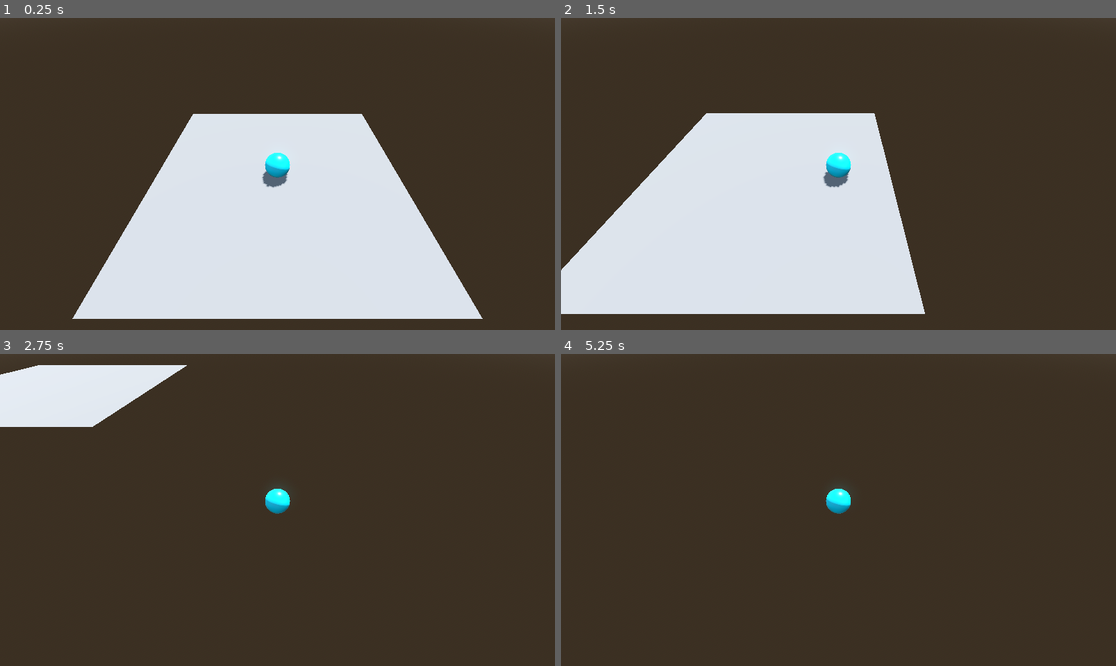
Above: before the commit, frames 1-4 (two rows, left to right).
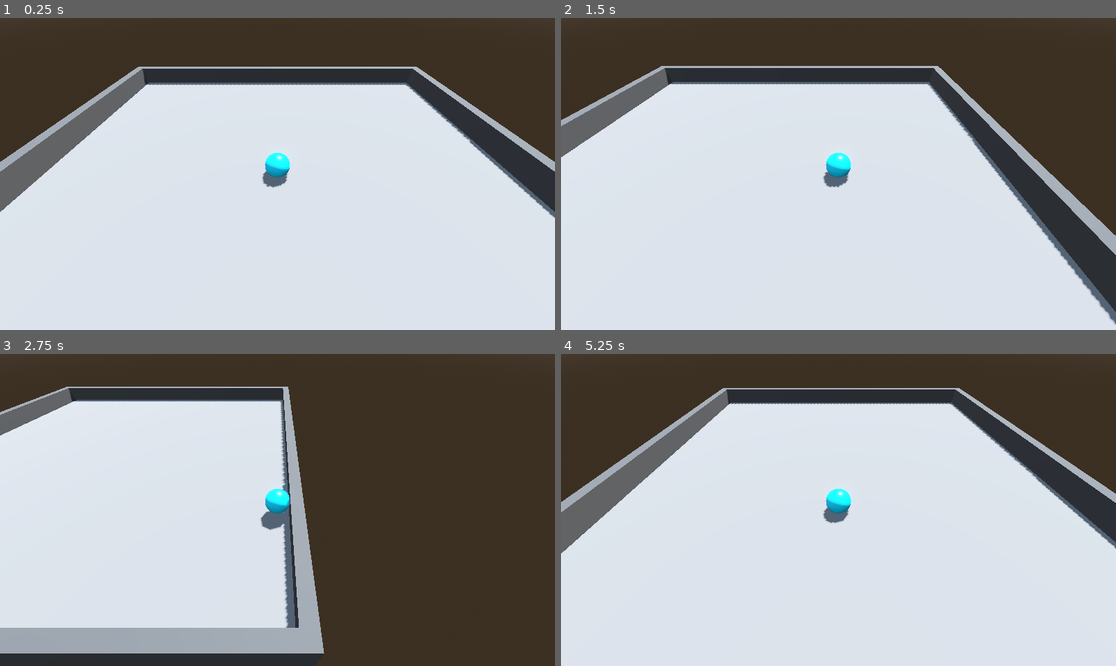
Above: after the commit, the same moments.

Repository: jrenato/godot-roll-a-ball
Game: Godot game, scene res://levels/level.tscn
Same seed, same stepped clock (60 frames per second), same inputs: the game is played once before the commit and once after it.
Inputs:
- Up to frame 1 (0.25 s): no input
- Up to frame 2 (1.5 s): tap Enter at 0.5 s; hold D (move_right) 0.53-1.28 s; hold S (move_back) from 1.28 s (still down)
- Up to frame 3 (2.75 s): release S (move_back) at 2.03 s; hold D (move_right) from 2.03 s (still down)
- Up to frame 4 (5.25 s): release D (move_right) at 2.78 s; hold W (move_forward) 2.78-3.53 s; hold A (move_left) 3.53-5.03 s; hold S (move_back) from 5.03 s (still down)

The runs differ from the first frame. In frame 1, 38% of the frame differs, in the area x 0-100%, y 15-100%; in frame 2, 35%; in frame 3, 47%; in frame 4, 74%, in the area x 0-100%, y 10-100%.

Commit message:
Added setting up the play area

Diff:
--- a/levels/level.tscn
+++ b/levels/level.tscn
@@ -1,8 +1,9 @@
-[gd_scene load_steps=9 format=3 uid="uid://dcs7vf55bn8my"]
+[gd_scene load_steps=12 format=3 uid="uid://dcs7vf55bn8my"]
 
 [ext_resource type="PackedScene" uid="uid://drcdw1q5hgjer" path="res://levels/game_camera.tscn" id="1_h056d"]
 [ext_resource type="Material" uid="uid://cjc6hed63y6ra" path="res://materials/ground.tres" id="1_vgfc2"]
 [ext_resource type="PackedScene" uid="uid://cnxvofx5vjmby" path="res://player/player.tscn" id="2_ysrin"]
+[ext_resource type="Material" uid="uid://cti2gfb4nbwn1" path="res://materials/wall.tres" id="4_pnnrh"]
 
 [sub_resource type="ProceduralSkyMaterial" id="ProceduralSkyMaterial_8oxga"]
 sky_horizon_color = Color(0.64625, 0.65575, 0.67075, 1)
@@ -17,11 +18,17 @@
 tonemap_mode = 2
 glow_enabled = true
 
-[sub_resource type="ConcavePolygonShape3D" id="ConcavePolygonShape3D_nyytd"]
-data = PackedVector3Array(5, 0, 5, -5, 0, 5, 5, 0, -5, -5, 0, 5, -5, 0, -5, 5, 0, -5)
+[sub_resource type="PlaneMesh" id="PlaneMesh_npdpu"]
+size = Vector2(20, 20)
 
-[sub_resource type="PlaneMesh" id="PlaneMesh_npdpu"]
-size = Vector2(10, 10)
+[sub_resource type="ConcavePolygonShape3D" id="ConcavePolygonShape3D_hr4a4"]
+data = PackedVector3Array(10, 0, 10, -10, 0, 10, 10, 0, -10, -10, 0, 10, -10, 0, -10, 10, 0, -10)
+
+[sub_resource type="ConcavePolygonShape3D" id="ConcavePolygonShape3D_boxyw"]
+data = PackedVector3Array(-0.25, 1, 10.25, 0.25, 1, 10.25, -0.25, -1, 10.25, 0.25, 1, 10.25, 0.25, -1, 10.25, -0.25, -1, 10.25, 0.25, 1, -10.25, -0.25, 1, -10.25, 0.25, -1, -10.25, -0.25, 1, -10.25, -0.25, -1, -10.25, 0.25, -1, -10.25, 0.25, 1, 10.25, 0.25, 1, -10.25, 0.25, -1, 10.25, 0.25, 1, -10.25, 0.25, -1, -10.25, 0.25, -1, 10.25, -0.25, 1, -10.25, -0.25, 1, 10.25, -0.25, -1, -10.25, -0.25, 1, 10.25, -0.25, -1, 10.25, -0.25, -1, -10.25, 0.25, 1, 10.25, -0.25, 1, 10.25, 0.25, 1, -10.25, -0.25, 1, 10.25, -0.25, 1, -10.25, 0.25, 1, -10.25, -0.25, -1, 10.25, 0.25, -1, 10.25, -0.25, -1, -10.25, 0.25, -1, 10.25, 0.25, -1, -10.25, -0.25, -1, -10.25)
+
+[sub_resource type="BoxMesh" id="BoxMesh_4l3ik"]
+size = Vector3(0.5, 2, 20.5)
 
 [node name="Level" type="Node3D"]
 
@@ -39,10 +46,56 @@
 
 [node name="Ground" type="StaticBody3D" parent="."]
 
-[node name="CollisionShape3D" type="CollisionShape3D" parent="Ground"]
-shape = SubResource("ConcavePolygonShape3D_nyytd")
-
 [node name="MeshInstance3D" type="MeshInstance3D" parent="Ground"]
 mesh = SubResource("PlaneMesh_npdpu")
 skeleton = NodePath("../..")
 surface_material_override/0 = ExtResource("1_vgfc2")
+
+[node name="CollisionShape3D" type="CollisionShape3D" parent="Ground"]
+shape = SubResource("ConcavePolygonShape3D_hr4a4")
+
+[node name="Walls" type="Node3D" parent="."]
+
+[node name="WestWall" type="StaticBody3D" parent="Walls"]
+transform = Transform3D(1, 0, 0, 0, 1, 0, 0, 0, 1, -10, 0, 0)
+
+[node name="CollisionShape3D" type="CollisionShape3D" parent="Walls/WestWall"]
+shape = SubResource("ConcavePolygonShape3D_boxyw")
+
+[node name="MeshInstance3D" type="MeshInstance3D" parent="Walls/WestWall"]
+mesh = SubResource("BoxMesh_4l3ik")
+skeleton = NodePath("../..")
+surface_material_override/0 = ExtResource("4_pnnrh")
+
+[node name="EastWall" type="StaticBody3D" parent="Walls"]
+transform = Transform3D(1, 0, 0, 0, 1, 0, 0, 0, 1, 10, 0, 0)
+
+[node name="CollisionShape3D" type="CollisionShape3D" parent="Walls/EastWall"]
+shape = SubResource("ConcavePolygonShape3D_boxyw")
+
+[node name="MeshInstance3D" type="MeshInstance3D" parent="Walls/EastWall"]
+mesh = SubResource("BoxMesh_4l3ik")
+skeleton = NodePath("../..")
+surface_material_override/0 = ExtResource("4_pnnrh")
+
+[node name="NorthWall" type="StaticBody3D" parent="Walls"]
+transform = Transform3D(-4.37114e-08, 0, 1, 0, 1, 0, -1, 0, -4.37114e-08, 0, 0, -10)
+
+[node name="CollisionShape3D" type="CollisionShape3D" parent="Walls/NorthWall"]
+shape = SubResource("ConcavePolygonShape3D_boxyw")
+
+[node name="MeshInstance3D" type="MeshInstance3D" parent="Walls/NorthWall"]
+mesh = SubResource("BoxMesh_4l3ik")
+skeleton = NodePath("../..")
+surface_material_override/0 = ExtResource("4_pnnrh")
+
+[node name="SouthWall" type="StaticBody3D" parent="Walls"]
+transform = Transform3D(-4.37114e-08, 0, 1, 0, 1, 0, -1, 0, -4.37114e-08, 0, 0, 10)
+
+[node name="CollisionShape3D" type="CollisionShape3D" parent="Walls/SouthWall"]
+shape = SubResource("ConcavePolygonShape3D_boxyw")
+
+[node name="MeshInstance3D" type="MeshInstance3D" parent="Walls/SouthWall"]
+mesh = SubResource("BoxMesh_4l3ik")
+skeleton = NodePath("../..")
+surface_material_override/0 = ExtResource("4_pnnrh")
--- /dev/null
+++ b/materials/wall.tres
@@ -0,0 +1,5 @@
+[gd_resource type="StandardMaterial3D" format=3 uid="uid://cti2gfb4nbwn1"]
+
+[resource]
+albedo_color = Color(0.309804, 0.309804, 0.309804, 1)
+roughness = 0.75
Binary file added: docs/images/godot_room.png
Not shown, added: docs/images/godot_room.png.import
Not shown, changed: docs/setting-up-the-play-area.md
